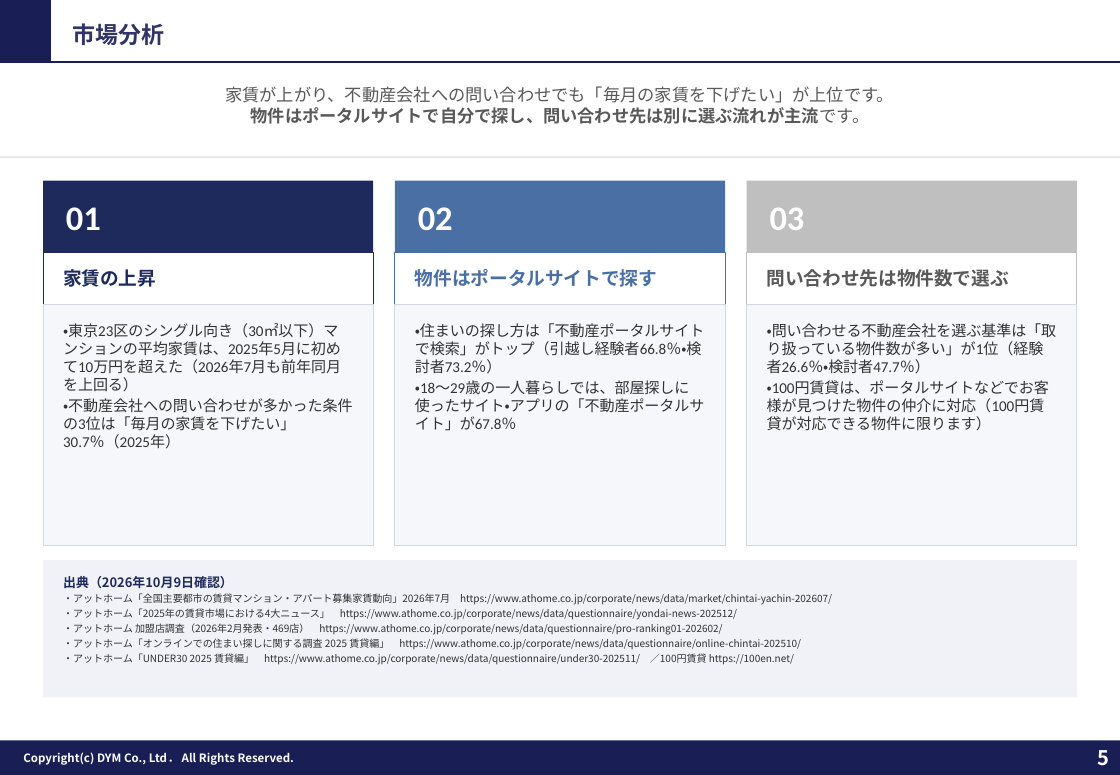
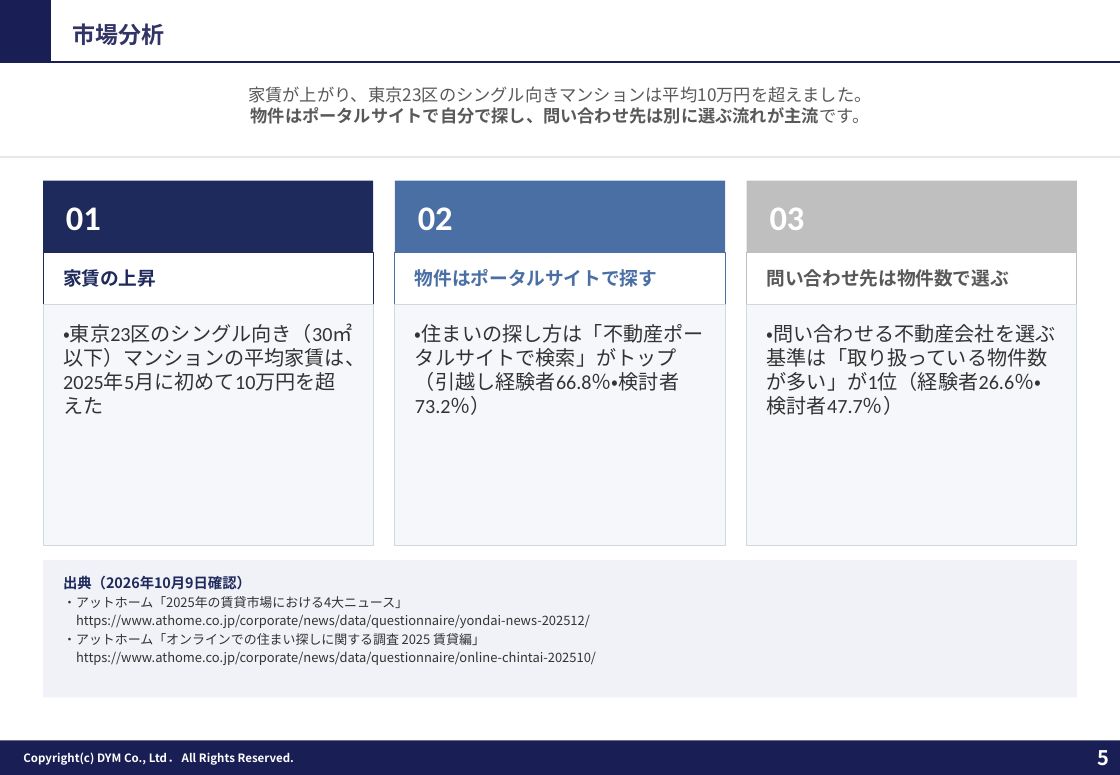
Before and after one commit to tonomura-r-dev/folder, a slide deck: slide 5 of 202609_株式会社あらうち御中_LINE公式アカウント運用のご提案_S1-17修正.pptx. Drawn at 1120x775 pixels with LibreOffice and Linux fonts; fonts in the diff are those of the drawing; background and template pictures are left out. Boxes give left, top, right and bottom in pixels: in the first picture for what was removed or moved away, otherwise in the second. Text is boxed around its words. In the diff, an @@ line names an element or a change of style, - is before the commit and + after.

```diff
--- a/202609_株式会社あらうち御中_LINE公式アカウント運用のご提案_S1-17修正.pptx
+++ b/202609_株式会社あらうち御中_LINE公式アカウント運用のご提案_S1-17修正.pptx
@@ text at (248,86,871,103): text changed @@
-家賃が上がり、不動産会社への問い合わせでも「毎月の家賃を下げたい」が上位です。
+家賃が上がり、東京23区のシングル向きマンションは平均10万円を超えました。
@@ text in rectangle at (63,323,365,367): text changed; size 10.5 to 14 pt @@
-・東京23区のシングル向き（30㎡以下）マンションの平均家賃は、2025年5月に初めて10万円を超えた（2026年7月も前年同月を上回る）
-・不動産会社への問い合わせが多かった条件の3位は「毎月の家賃を下げたい」30.7％（2025年）
+・東京23区のシングル向き（30㎡以下）マンションの平均家賃は、2025年5月に初めて10万円を超えた
@@ rectangle "・住まいの探し方は「不動産ポータルサイトで検索」がトップ（引越し経験者66.8％・検討者73.2％）" at (395,304,725,545): size 10.5 to 14 pt @@
@@ rectangle "・問い合わせる不動産会社を選ぶ基準は「取り扱っている物件数が多い」が1位（経験者26.6％・検討者47.7％）" at (747,304,1077,545): size 10.5 to 14 pt @@
@@ text in rectangle at (415,380,705,431): paragraph removed @@
-・18〜29歳の一人暮らしでは、部屋探しに使ったサイト・アプリの「不動産ポータルサイト」が67.8％
@@ text in rectangle at (767,380,1049,413): paragraph removed @@
-・100円賃貸は、ポータルサイトなどでお客様が見つけた物件の仲介に対応（100円賃貸が対応できる物件に限ります）
@@ text in rectangle at (63,596,596,665): text changed; size 7 to 9 pt @@
-・アットホーム「全国主要都市の賃貸マンション・アパート募集家賃動向」2026年7月 https://www.athome.co.jp/corporate/news/data/market/chintai-yachin-202607/
-・アットホーム「2025年の賃貸市場における4大ニュース」 https://www.athome.co.jp/corporate/news/data/questionnaire/yondai-news-202512/
-・アットホーム 加盟店調査（2026年2月発表・469店） https://www.athome.co.jp/corporate/news/data/questionnaire/pro-ranking01-202602/
-・アットホーム「オンラインでの住まい探しに関する調査 2025 賃貸編」 https://www.athome.co.jp/corporate/news/data/questionnaire/online-chintai-202510/
-・アットホーム「UNDER30 2025 賃貸編」 https://www.athome.co.jp/corporate/news/data/questionnaire/under30-202511/ ／100円賃貸 https://100en.net/
+・アットホーム「2025年の賃貸市場における4大ニュース」
+https://www.athome.co.jp/corporate/news/data/questionnaire/yondai-news-202512/
+・アットホーム「オンラインでの住まい探しに関する調査 2025 賃貸編」
+https://www.athome.co.jp/corporate/news/data/questionnaire/online-chintai-202510/
@@ text in rectangle at (63,575,251,590): size 9 to 10 pt in "出典（2026年10月9日確認）" @@
```
Also in this commit, not shown: 8 other slides changed, 2 other files.
